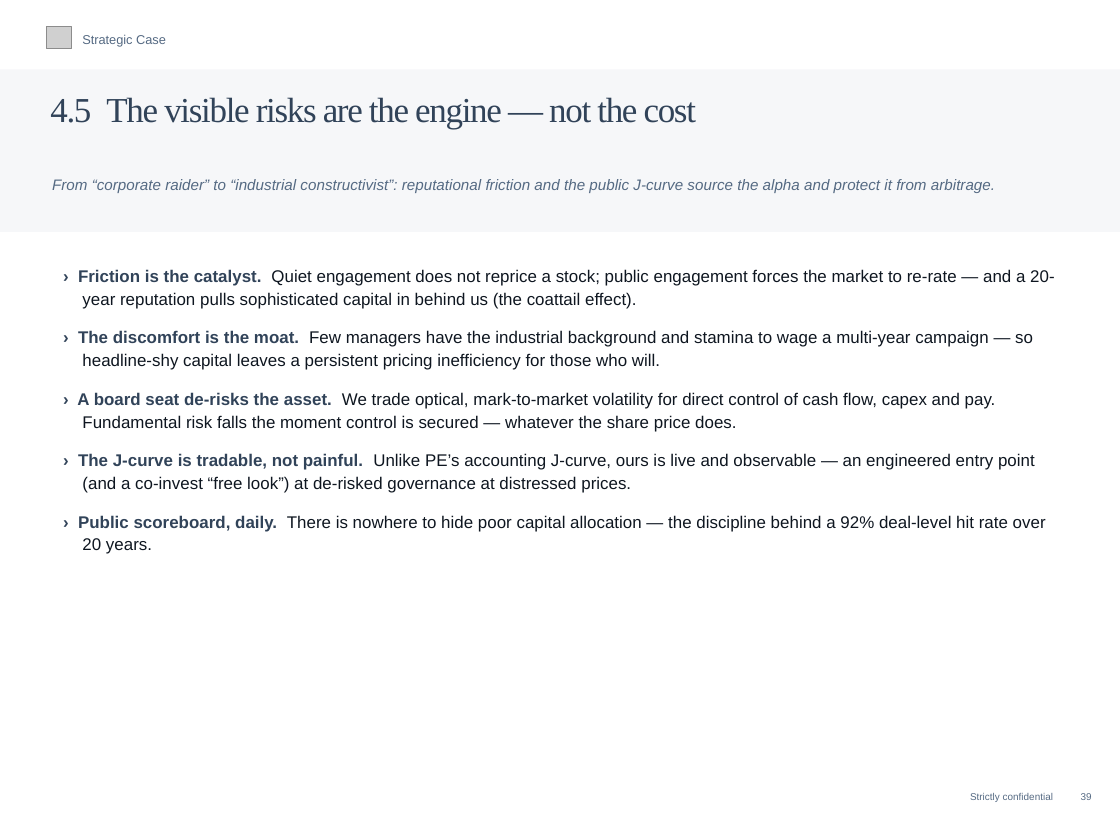
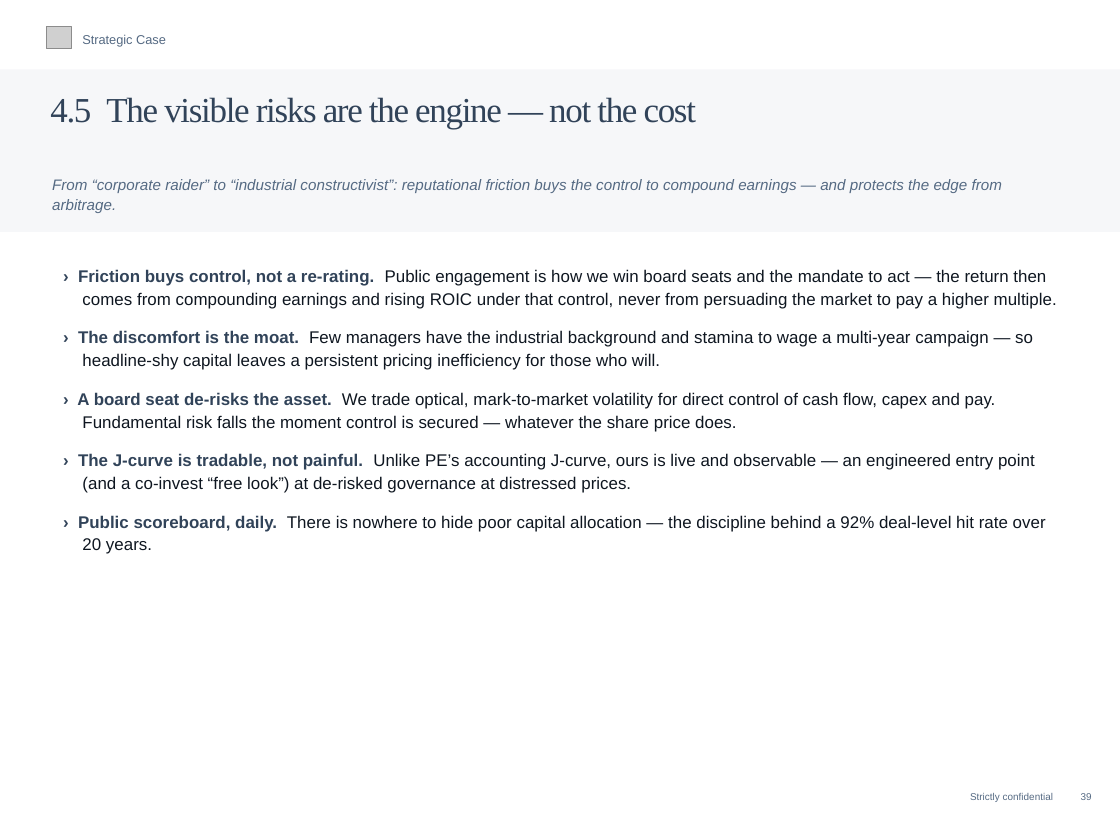
Before and after one commit to charette-lab/Claude, a slide deck: slide 42 of Athanase_Engaged_Ownership_Allocator_Deck.pptx. Drawn at 1120x840 pixels with LibreOffice and Linux fonts; fonts in the diff are those of the drawing; grey boxes stand for pictures. Boxes give left, top, right and bottom in pixels: in the first picture for what was removed or moved away, otherwise in the second. Text is boxed around its words. In the diff, an @@ line names an element or a change of style, - is before the commit and + after.

```diff
--- a/Athanase_Engaged_Ownership_Allocator_Deck.pptx
+++ b/Athanase_Engaged_Ownership_Allocator_Deck.pptx
@@ text at [52,179,1002,213]: text changed @@
-From “corporate raider” to “industrial constructivist”: reputational friction and the public J-curve source the alpha and protect it from arbitrage.
+From “corporate raider” to “industrial constructivist”: reputational friction buys the control to compound earnings — and protects the edge from arbitrage.
@@ text at [78,269,1057,309]: text changed @@
-› Friction is the catalyst. Quiet engagement does not reprice a stock; public engagement forces the market to re-rate — and a 20-year reputation pulls sophisticated capital in behind us (the coattail effect).
+› Friction buys control, not a re-rating. Public engagement is how we win board seats and the mandate to act — the return then comes from compounding earnings and rising ROIC under that control, never from persuading the market to pay a higher multiple.
```
Also in this commit, not shown: 32 other slides changed, 1 slide added, 1 other file.
